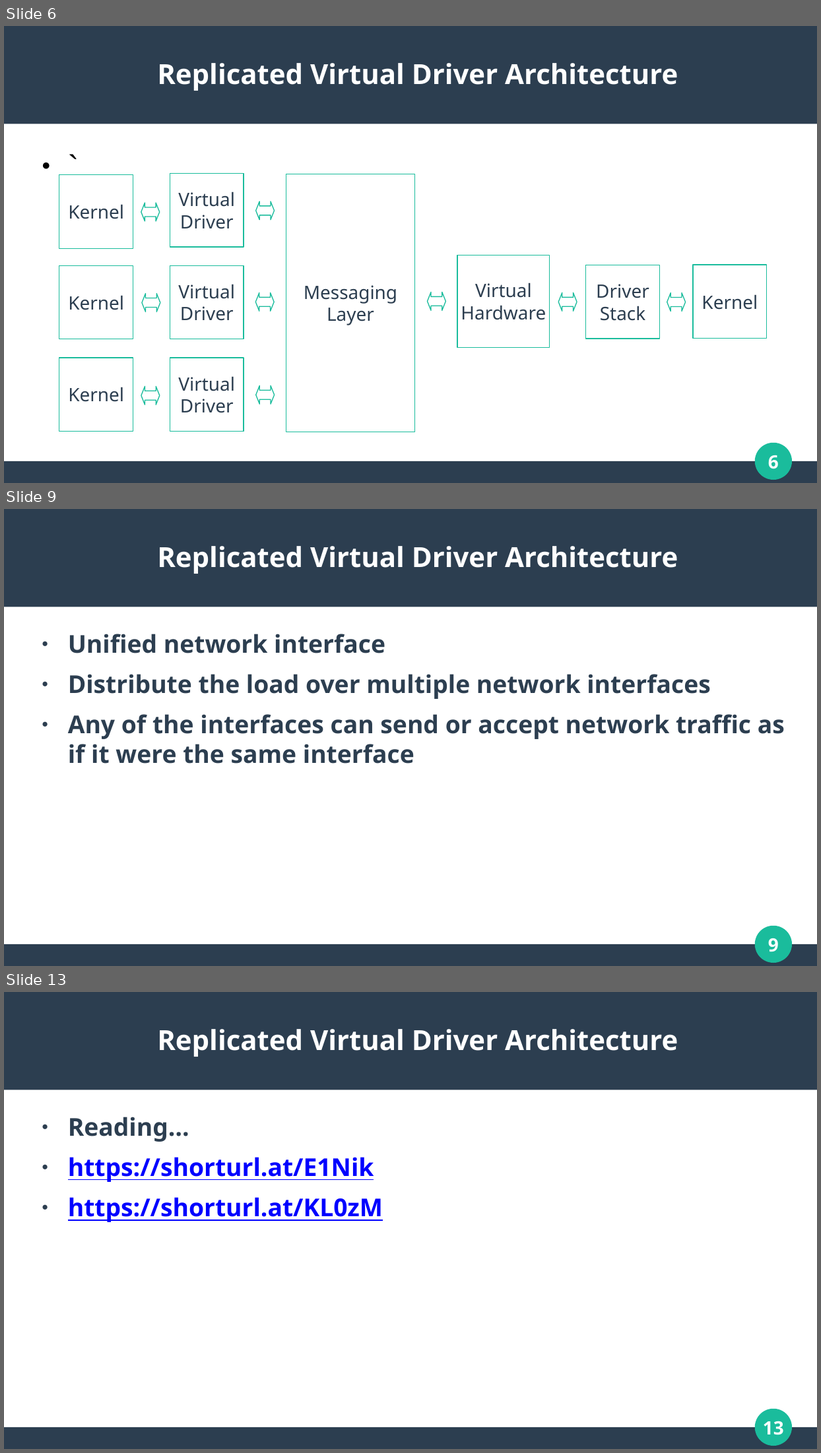
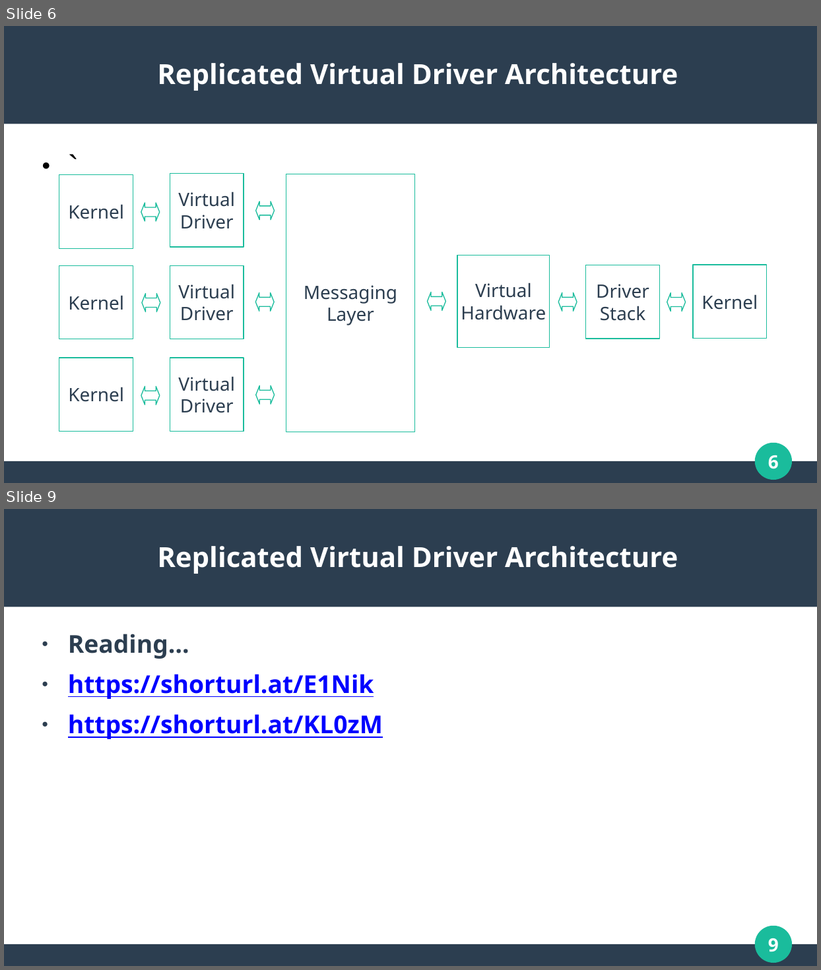
Before and after one commit to WaveArch/Wave, a slide deck: Replicated.pptx. Shown one above the other, each under a label of ours: slides 6, 9 and 13 before the commit, slides 6 and 9 after it; the slides between them are not shown. The pictures are 821x1453 and 821x970 pixels, drawn with LibreOffice and Linux fonts; fonts in the diff are those of the drawing. Boxes give left, top, right and bottom in pixels: in the first picture for what was removed or moved away, otherwise in the second. Text is boxed around its words. In the diff, an @@ line names an element or a change of style, - is before the commit and + after.

```diff
--- a/Replicated.pptx
+++ b/Replicated.pptx
@@ slide 9 removed at [4,509,817,966], background #FFFFFF; not listed: 4 template elements that a slide beside it also shows @@
@@ title removed at [157,546,678,574] @@
-Replicated Virtual Driver Architecture
@@ text removed at [68,634,785,764] @@
-● Unified network interface
-● Distribute the load over multiple network interfaces
-● Any of the interfaces can send or accept network traffic as if it were the same interface
@@ what was slide 13 is now slide 9 @@
@@ page number at [768,939,779,953]: text changed @@
-13
+9
```
Also in this commit, not shown: 3 slides changed, 3 other slides removed.
